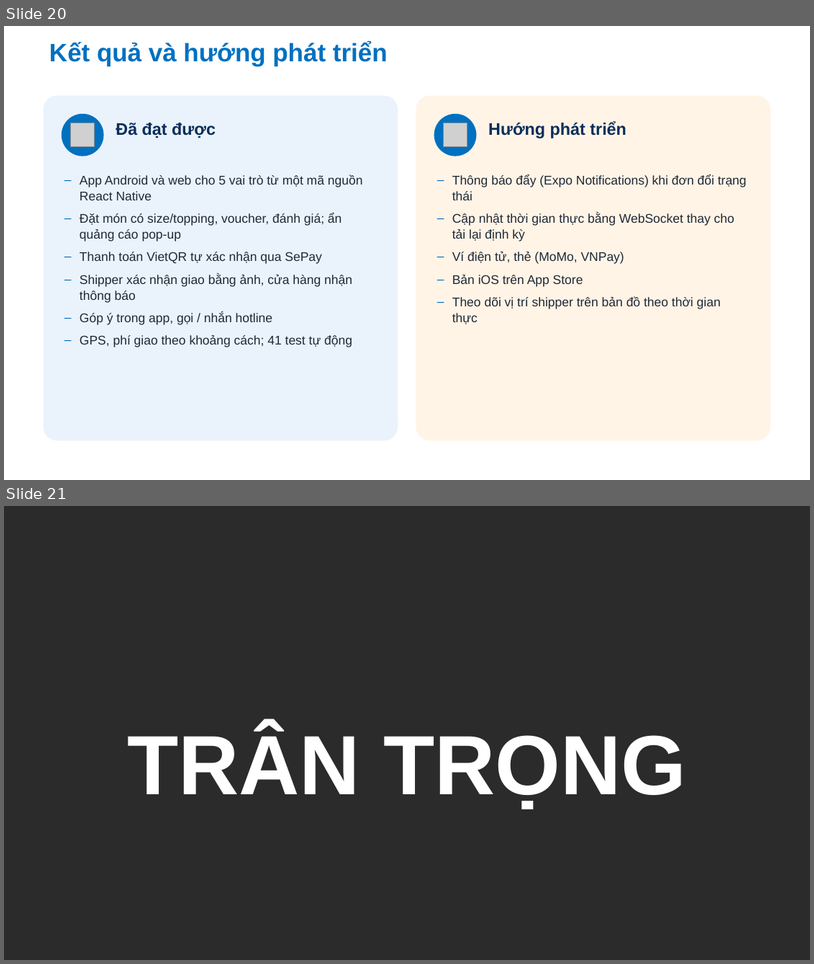
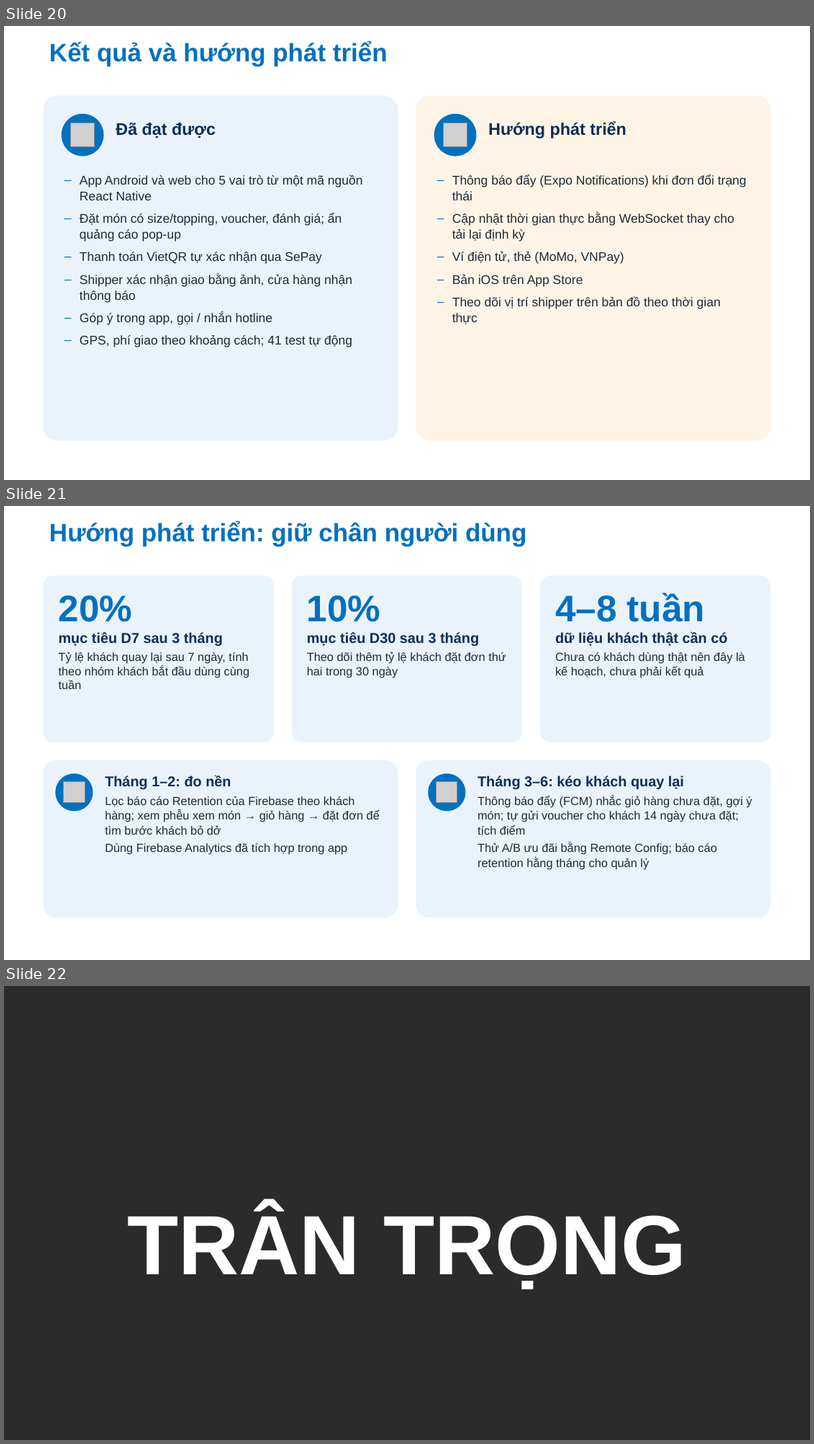
Before and after one commit to Anpham120/restaurant-ordering-mobile, a slide deck: docs/Slide_PTUDDD_AtlasRestaurant.pptx. Shown one above the other, each under a label of ours: slides 20 and 21 before the commit, slides 20, 21 and 22 after it. The pictures are 814x964 and 814x1444 pixels, drawn with LibreOffice and Linux fonts; fonts in the diff are those of the drawing; grey boxes stand for pictures; background and template pictures are left out; a plain dark background stands for a picture behind light text. Boxes give left, top, right and bottom in pixels: in the first picture for what was removed or moved away, otherwise in the second. Text is boxed around its words. In the diff, an @@ line names an element or a change of style, - is before the commit and + after.

```diff
--- a/docs/Slide_PTUDDD_AtlasRestaurant.pptx
+++ b/docs/Slide_PTUDDD_AtlasRestaurant.pptx
@@ slide 21 added at [4,506,810,960], background #FFFFFF @@
@@ title added at [49,521,527,546], 30 pt, text #0070C0, bold @@
+Hướng phát triển: giữ chân người dùng
@@ rounded rectangle added at [44,576,274,742], fill #EAF3FB @@
@@ rounded rectangle added at [292,576,522,742], fill #EAF3FB @@
@@ rounded rectangle added at [540,576,771,742], fill #EAF3FB @@
@@ text added at [59,595,250,689], 14 pt, text #1F2937 @@
+20%
+mục tiêu D7 sau 3 tháng
+Tỷ lệ khách quay lại sau 7 ngày, tính theo nhóm khách bắt đầu dùng cùng tuần
@@ text added at [307,595,507,677], 14 pt, text #1F2937 @@
+10%
+mục tiêu D30 sau 3 tháng
+Theo dõi thêm tỷ lệ khách đặt đơn thứ hai trong 30 ngày
@@ text added at [556,592,746,677], 14 pt, text #1F2937 @@
+4–8 tuần
+dữ liệu khách thật cần có
+Chưa có khách dùng thật nên đây là kế hoạch, chưa phải kết quả
@@ rounded rectangle added at [44,760,399,917], fill #EAF3FB @@
@@ rounded rectangle added at [417,760,772,917], fill #EAF3FB @@
@@ ellipse added at [55,773,93,811], fill #0070C0 @@
@@ picture added at [64,782,85,803] @@
@@ text added at [105,775,380,854], 14 pt, text #1F2937 @@
+Tháng 1–2: đo nền
+Lọc báo cáo Retention của Firebase theo khách hàng; xem phễu xem món → giỏ hàng → đặt đơn để tìm bước khách bỏ dở
+Dùng Firebase Analytics đã tích hợp trong app
@@ ellipse added at [428,773,466,811], fill #0070C0 @@
@@ picture added at [437,782,458,803] @@
@@ text added at [478,775,752,869], 14 pt, text #1F2937 @@
+Tháng 3–6: kéo khách quay lại
+Thông báo đẩy (FCM) nhắc giỏ hàng chưa đặt, gợi ý món; tự gửi voucher cho khách 14 ngày chưa đặt; tích điểm
+Thử A/B ưu đãi bằng Remote Config; báo cáo retention hằng tháng cho quản lý
@@ what was slide 21 is now slide 22 @@
```
